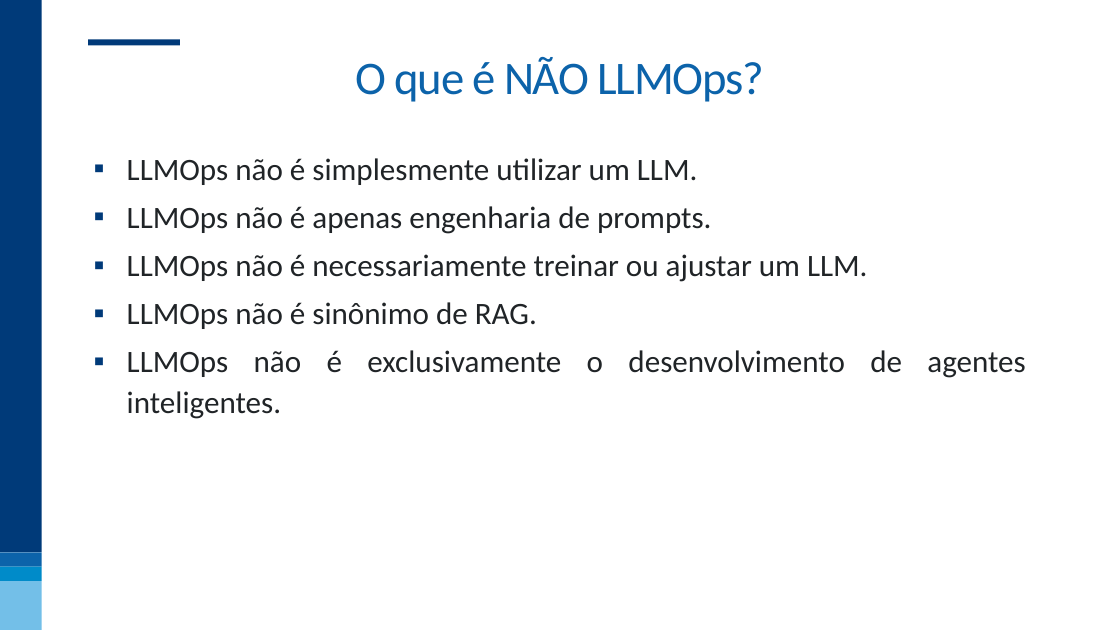
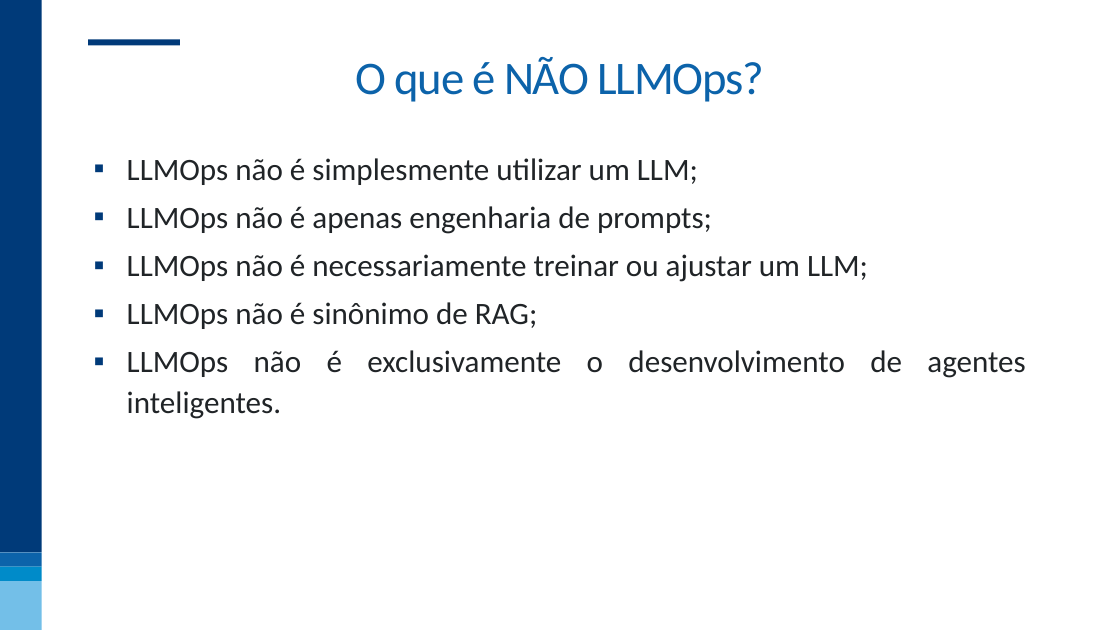
Before and after one commit to nogueira-cavalcante/fgv, a slide deck: slide 18 of MLOps e Versionamento/apresentações/02 - LLMOps e Versionamento.pptx. Drawn at 1120x630 pixels with LibreOffice and Linux fonts; fonts in the diff are those of the drawing; background and template pictures are left out. Boxes give left, top, right and bottom in pixels: in the first picture for what was removed or moved away, otherwise in the second. Text is boxed around its words. In the diff, an @@ line names an element or a change of style, - is before the commit and + after.

Commit message:
revisão completa da apresentação de LLMOps

```diff
--- a/MLOps e Versionamento/apresentações/02 - LLMOps e Versionamento.pptx
+++ b/MLOps e Versionamento/apresentações/02 - LLMOps e Versionamento.pptx
@@ text at box(127, 158, 868, 329): text changed @@
-▪ LLMOps não é simplesmente utilizar um LLM.
-▪ LLMOps não é apenas engenharia de prompts.
-▪ LLMOps não é necessariamente treinar ou ajustar um LLM.
-▪ LLMOps não é sinônimo de RAG.
+▪ LLMOps não é simplesmente utilizar um LLM;
+▪ LLMOps não é apenas engenharia de prompts;
+▪ LLMOps não é necessariamente treinar ou ajustar um LLM;
+▪ LLMOps não é sinônimo de RAG;
```
Also in this commit, not shown: 24 other slides changed.
